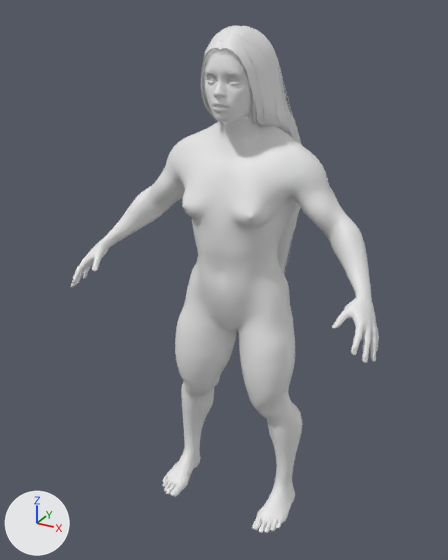
The glTF model game/assets/humans/dwarf_female_adolescent.glb, before and after one commit.
Both versions are drawn from a 50 mm camera at (0.635, -1.251, 1.231) aimed at (-0.024, -0.053, 0.632). The axes (+X, +Y, +Z) are drawn at lower left. The lights are the same throughout. The older version comes first. Materials are left out; every surface is plain grey. Vertices at exactly the same position are counted once.

In view in the first picture: 'Body'.
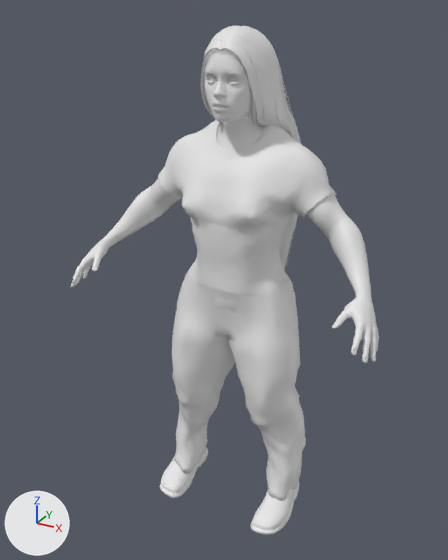
Pixel boxes [x1, y1, x2, y2] of what changed, in the pictures (448 x 560 px):
'Body', reshaped: before [71, 26, 379, 533]; after [71, 26, 379, 535]
part 1 of me_mesh_0, added: after [172, 272, 306, 501]
part 2 of me_mesh_0, added: after [158, 120, 337, 309]
part 3 of me_mesh_0, added: after [251, 483, 299, 535]
part 4 of me_mesh_0, added: after [160, 448, 208, 498]

The change, as a diff of the scene's bpy script:
```diff
--- a/game/assets/humans/dwarf_female_adolescent.glb.py
+++ b/game/assets/humans/dwarf_female_adolescent.glb.py
@@ me_mesh_0 @@
 # used by ob_body; location = (0.0, 0.0, 0.0)
-me_mesh_0.from_pydata(...)  # 17088 vertices, 31596 faces; spans x -0.386..0.386, y -0.221..0.107, z 0.0..1.197
+me_mesh_0.from_pydata(...)  # 21478 vertices, 40066 faces; spans x -0.386..0.386, y -0.221..0.107, z 0.0..1.197
+# me_mesh_0 part 1: a new loose piece of 1357 vertices spanning x -0.191..0.189, y -0.132..0.087, z 0.04..0.646
+# me_mesh_0 part 2: a new loose piece of 1311 vertices spanning x -0.219..0.218, y -0.135..0.076, z 0.59..1.006
+# me_mesh_0 part 3: a new loose piece of 717 vertices spanning x 0.105..0.189, y -0.167..0.027, z 0.002..0.091
+# me_mesh_0 part 4: a new loose piece of 717 vertices spanning x -0.189..-0.105, y -0.167..0.027, z 0.002..0.091
+# other edits to the shape of me_mesh_0 do not show in these pictures
```
